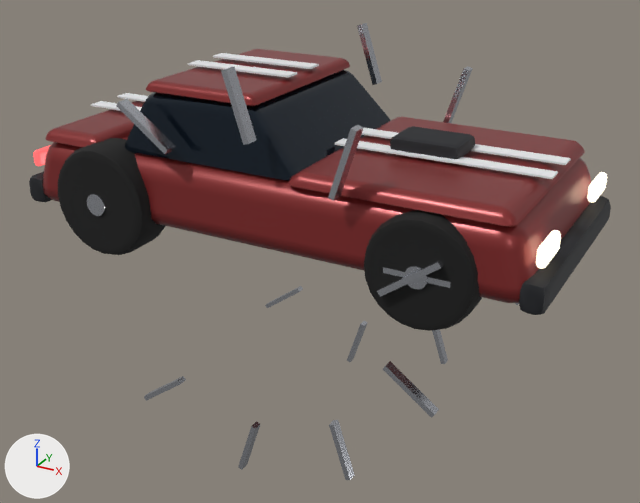
Before and after pictures for a commit that changed the glTF model SeatAtTheTable/public/assets/world/vehicles/muscle.glb.
Both versions are drawn from a camera (50 mm lens) standing at (27.5, -48.6, 23.8) and looking at (0.6, 0.3, -0.6). Every picture has the same lights, and +X, +Y and +Z are marked at lower left. The picture after the commit comes second. Where no turn or scale is listed for an object, it has been applied to the vertices. Vertices at exactly the same position are counted once.

Before the edit, the objects in view are built like this:
```python
me_cube_003 = bpy.data.meshes.new('Cube.003')
me_cube_003.from_pydata(...)  # 48 vertices, 72 faces; spans x -16.6..16.6, y -2.0..2.0, z -2.0..2.0
me_cube_003.materials.append(mat_livery_white)  # white #eef0f2
me_cylinder_001 = bpy.data.meshes.new('Cylinder.001')
me_cylinder_001.from_pydata(...)  # 68 vertices, 112 faces; spans x -10.9..10.9, y -0.4..0.4, z -8.8..8.8
me_cylinder_001.materials.append(mat_chrome)  # light grey #c7cad1
me_cylinder_003 = bpy.data.meshes.new('Cylinder.003')
me_cylinder_003.from_pydata(...)  # 68 vertices, 112 faces; spans x -10.9..10.9, y -0.4..0.4, z -8.8..8.8
me_cylinder_003.materials.append(mat_chrome)  # light grey #c7cad1
me_cylinder_005 = bpy.data.meshes.new('Cylinder.005')
me_cylinder_005.from_pydata(...)  # 68 vertices, 112 faces; spans x -12.8..12.8, y -0.5..0.5, z -5.8..5.8
me_cylinder_005.materials.append(mat_chrome)  # light grey #c7cad1
me_cylinder_007 = bpy.data.meshes.new('Cylinder.007')
me_cylinder_007.from_pydata(...)  # 68 vertices, 112 faces; spans x -12.8..12.8, y -0.5..0.5, z -5.8..5.8
me_cylinder_007.materials.append(mat_chrome)  # light grey #c7cad1
ob_part_livery_white = bpy.data.objects.new('part-livery-white', me_cube_003)
ob_part_livery_white.location = (-0.22, 0.0, 9.85)
ob_wheel__11_1_hub = bpy.data.objects.new('wheel-+11-1-hub', me_cylinder_003)
ob_wheel__11_1_hub.location = (2.21, 7.99, -4.77)
ob_wheel__11_1_hub_1 = bpy.data.objects.new('wheel--11-1-hub', me_cylinder_007)
ob_wheel__11_1_hub_1.location = (-0.09, 8.29, 7.72)
ob_wheel__11__1_hub = bpy.data.objects.new('wheel-+11--1-hub', me_cylinder_001)
ob_wheel__11__1_hub.location = (2.21, -7.99, -4.77)
ob_wheel__11__1_hub_1 = bpy.data.objects.new('wheel--11--1-hub', me_cylinder_005)
ob_wheel__11__1_hub_1.location = (-0.09, -8.29, 7.72)
# also in view: 'part-paint' at (0.0, 0.0, 6.9); 'part-glass' at (-3.4, 0.0, 8.8); 'wheel-+11--1-tyre' at (11.2, -7.0, 3.4); 'part-trim' at (0.0, 0.0, 5.5); 'wheel--11--1-tyre' at (-10.8, -7.0, 3.7)
```
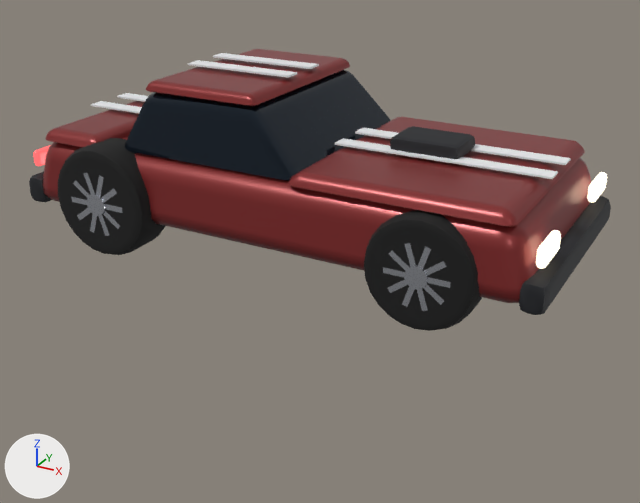
Where the newer file only moved an object's origin or applied its transform, the numbers keep the older frame.

Boxes [x1, y1, x2, y2] around the edits, measured in the pictures (640 x 503 px; the box of a moved part takes in the faces that stretch with it):
'wheel--11--1-hub', reshaped (85% narrower, 72% shorter): before [87, 66, 444, 297]; after [71, 173, 123, 236]
'wheel-+11--1-hub', reshaped (78% narrower, 68% shorter): before [144, 266, 451, 480]; after [383, 243, 451, 311]
'wheel--11-1-hub', reshaped (not visible afterwards): before [357, 23, 473, 123]
'wheel-+11-1-hub', reshaped (not visible afterwards): before [265, 286, 519, 364]
part 1 of me_cylinder_003, moved or reshaped (not visible afterwards): before [432, 329, 448, 364]
part 2 of me_cylinder_003, moved or reshaped (not visible afterwards): before [347, 321, 368, 362]
part 3 of me_cylinder_003, moved or reshaped (not visible afterwards): before [265, 286, 303, 308]
part 4 of me_cylinder_001, moved or reshaped: before [383, 361, 439, 418]; after [389, 251, 444, 305]
part 5 of me_cylinder_001, moved or reshaped: before [329, 420, 355, 480]; after [405, 243, 428, 311]
part 6 of me_cylinder_001, moved or reshaped: before [238, 421, 260, 470]; after [402, 246, 431, 307]
part 7 of me_cylinder_001, moved or reshaped: before [144, 376, 186, 401]; after [388, 261, 447, 293]
part 8 of me_cylinder_007, moved or reshaped (not visible afterwards): before [357, 23, 382, 85]
part 9 of me_cylinder_007, moved or reshaped (not visible afterwards): before [443, 67, 473, 123]
part 10 of me_cylinder_005, moved or reshaped: before [116, 99, 176, 154]; after [73, 180, 120, 229]
part 11 of me_cylinder_005, moved or reshaped: before [221, 66, 256, 145]; after [84, 173, 109, 236]
part 12 of me_cylinder_005, moved or reshaped: before [328, 125, 363, 201]; after [90, 175, 103, 233]
part 13 of me_cylinder_005, moved or reshaped: before [377, 259, 444, 297]; after [77, 189, 117, 220]

The change, as a list of edits to the scene's bpy script:
```text
Change me_cylinder_003:
    used by ob_wheel__11_1_hub; location = (2.21, 7.99, -4.77)
    remove me_cylinder_003.from_pydata(...)  # 68 vertices, 112 faces; spans x -10.9..10.9, y -0.4..0.4, z -8.8..8.8
    add me_cylinder_003.from_pydata(...)  # 68 vertices, 112 faces; spans x 7.0..10.9, y -0.4..0.4, z 6.3..10.1
    me_cylinder_003 part 1: the loose piece of 8 vertices spanning x 3.7..5.3, y -0.3..0.3, z -6.7..-2.9 is moved by (4.5, 0.0, 13.0)
    me_cylinder_003 part 2: the loose piece of 8 vertices spanning x -3.2..-1.7, y -0.3..0.3, z -8.8..-5.0 is moved by (11.4, 0.0, 15.1)
    me_cylinder_003 part 3: the loose piece of 8 vertices spanning x -10.9..-7.6, y -0.3..0.3, z -5.8..-3.3 is moved by (18.3, 0.0, 12.7)
    other edits to the shape of me_cylinder_003 do not show in these pictures
Change me_cylinder_001:
    used by ob_wheel__11__1_hub; location = (2.21, -7.99, -4.77)
    remove me_cylinder_001.from_pydata(...)  # 68 vertices, 112 faces; spans x -10.9..10.9, y -0.4..0.4, z -8.8..8.8
    add me_cylinder_001.from_pydata(...)  # 68 vertices, 112 faces; spans x 7.0..10.9, y -0.4..0.4, z 6.3..10.1
    me_cylinder_001 part 4: the loose piece of 8 vertices spanning x 7.2..10.5, y -0.3..0.3, z -0.3..2.2 is moved by (0.1, 0.0, 7.2)
    me_cylinder_001 part 5: the loose piece of 8 vertices spanning x 3.7..5.3, y -0.3..0.3, z -6.7..-2.9 is moved by (4.5, 0.0, 13.0)
    me_cylinder_001 part 6: the loose piece of 8 vertices spanning x -3.2..-1.7, y -0.3..0.3, z -8.8..-5.0 is moved by (11.4, 0.0, 15.1)
    me_cylinder_001 part 7: the loose piece of 8 vertices spanning x -10.9..-7.6, y -0.3..0.3, z -5.8..-3.3 is moved by (18.3, 0.0, 12.7)
Change me_cylinder_007:
    used by ob_wheel__11_1_hub_1; location = (-0.09, 8.29, 7.72)
    remove me_cylinder_007.from_pydata(...)  # 68 vertices, 112 faces; spans x -12.8..12.8, y -0.5..0.5, z -5.8..5.8
    add me_cylinder_007.from_pydata(...)  # 68 vertices, 112 faces; spans x -12.8..-8.6, y -0.5..0.5, z -6.1..-1.9
    me_cylinder_007 part 8: the loose piece of 8 vertices spanning x -0.6..1.1, y -0.4..0.4, z 1.6..5.8 is moved by (-11.0, 0.0, -7.7)
    me_cylinder_007 part 9: the loose piece of 8 vertices spanning x 6.1..7.8, y -0.4..0.4, z -0.7..3.5 is moved by (-17.7, 0.0, -5.4)
    other edits to the shape of me_cylinder_007 do not show in these pictures
Change me_cylinder_005:
    used by ob_wheel__11__1_hub_1; location = (-0.09, -8.29, 7.72)
    remove me_cylinder_005.from_pydata(...)  # 68 vertices, 112 faces; spans x -12.8..12.8, y -0.5..0.5, z -5.8..5.8
    add me_cylinder_005.from_pydata(...)  # 68 vertices, 112 faces; spans x -12.8..-8.6, y -0.5..0.5, z -6.1..-1.9
    me_cylinder_005 part 10: the loose piece of 8 vertices spanning x -8.3..-4.6, y -0.4..0.4, z 0.2..3.0 is moved by (-4.2, 0.0, -5.6)
    me_cylinder_005 part 11: the loose piece of 8 vertices spanning x -0.6..1.1, y -0.4..0.4, z 1.6..5.8 is moved by (-11.0, 0.0, -7.7)
    me_cylinder_005 part 12: the loose piece of 8 vertices spanning x 6.1..7.8, y -0.4..0.4, z -0.7..3.5 is moved by (-17.7, 0.0, -5.4)
    me_cylinder_005 part 13: the loose piece of 8 vertices spanning x 9.2..12.8, y -0.4..0.4, z -5.8..-3.0 is moved by (-21.7, 0.0, 0.3)
```
